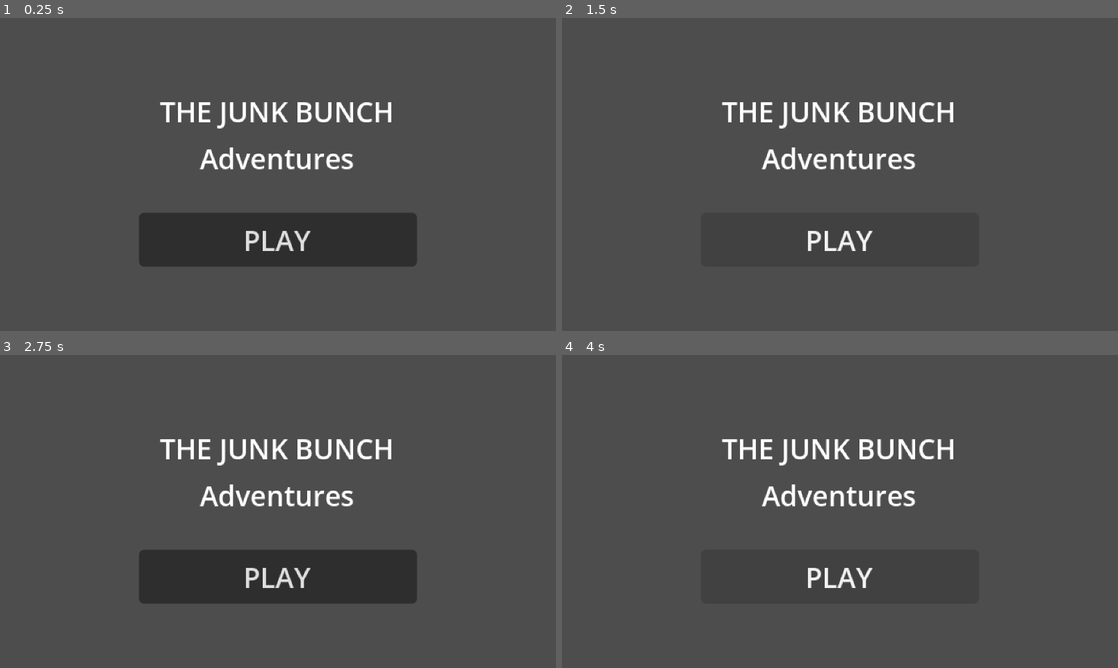
Above: before the commit, frames 1-4 (two rows, left to right).
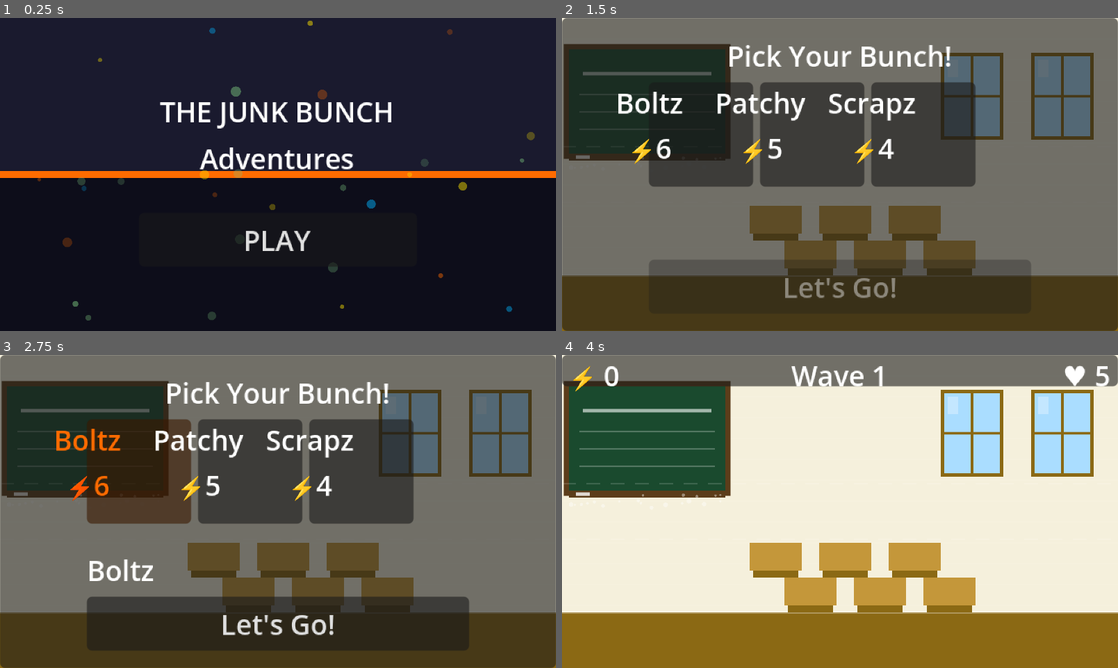
Above: after the commit, the same moments.

Repository: keepinitkrispy/junkbunkgamedev
Game: Godot game, scene res://scenes/ui/main_menu.tscn
Two runs of this game, one before a commit and one after it. Both use one fixed random seed, a clock stepped at 60 frames per second and the inputs below.
Inputs (mouse positions are in pixels of both pictures, inside the frame that each line leads up to):
- Up to frame 1 (0.25 s): no input
- Up to frame 2 (1.5 s): click "PLAY" at 0.5 s; click (840, 240) at 1.25 s, where only the run before the commit has a clickable "PLAY"
- Up to frame 3 (2.75 s): click (139, 470) at 2 s, where only the run after the commit has a clickable "Boltz ⚡6"
- Up to frame 4 (4 s): click (840, 624) at 2.75 s, where only the run after the commit has a clickable "Let's Go!"; click (840, 577) at 3.5 s, where only the run before the commit has a clickable "PLAY"

The runs differ from the first frame. In frame 1, 98% of the frame differs, in the area x 0-100%, y 0-100%; in frame 2, 86%; in frame 3, 88%; in frame 4, 100%.
Error before the commit: Parse Error: Cannot infer the type of "col" variable because the value doesn't have a set type. (res://scripts/ui/main_menu.gd:31)

Commit message:
Fix remaining strict type inference errors
- main_menu.gd: explicit Color type on array index
- wave_manager.gd: Variant annotation + Dictionary cast on JSON parse
- bunch_member.gd: explicit int type on final_damage

https://claude.ai/code/session_013iuALmA4Wk5c1KicXSq3RR

Diff:
--- a/game/scripts/bunch/bunch_member.gd
+++ b/game/scripts/bunch/bunch_member.gd
@@ -64,7 +64,7 @@
 		return
 
 func take_damage(amount: int) -> void:
-	var final_damage := amount * (2 if _is_weak_to_current_environment() else 1)
+	var final_damage: int = amount * (2 if _is_weak_to_current_environment() else 1)
 	_hp -= final_damage
 	if _hp <= 0:
 		_die()
--- a/game/scripts/core/wave_manager.gd
+++ b/game/scripts/core/wave_manager.gd
@@ -26,8 +26,11 @@
 	if file == null:
 		push_error("Wave data not found: " + path)
 		return
-	var result := JSON.parse_string(file.get_as_text())
-	_wave_data = result.get("waves", [])
+	var result: Variant = JSON.parse_string(file.get_as_text())
+	if result == null or not result is Dictionary:
+		push_error("Wave data malformed: " + path)
+		return
+	_wave_data = (result as Dictionary).get("waves", [])
 	_current_wave = 0
 
 func start_next_wave() -> void:
--- a/game/scripts/ui/main_menu.gd
+++ b/game/scripts/ui/main_menu.gd
@@ -28,7 +28,7 @@
 		var x := rng.randf_range(0, 320)
 		var y := rng.randf_range(0, 180)
 		var r := rng.randf_range(1.0, 3.0)
-		var col := [C_ORANGE, C_YELLOW, Color("7bc67e"), Color("00b4ff")][rng.randi() % 4]
+		var col: Color = [C_ORANGE, C_YELLOW, Color("7bc67e"), Color("00b4ff")][rng.randi() % 4]
 		col.a = rng.randf_range(0.2, 0.5)
 		draw_circle(Vector2(x, y), r, col)
 
